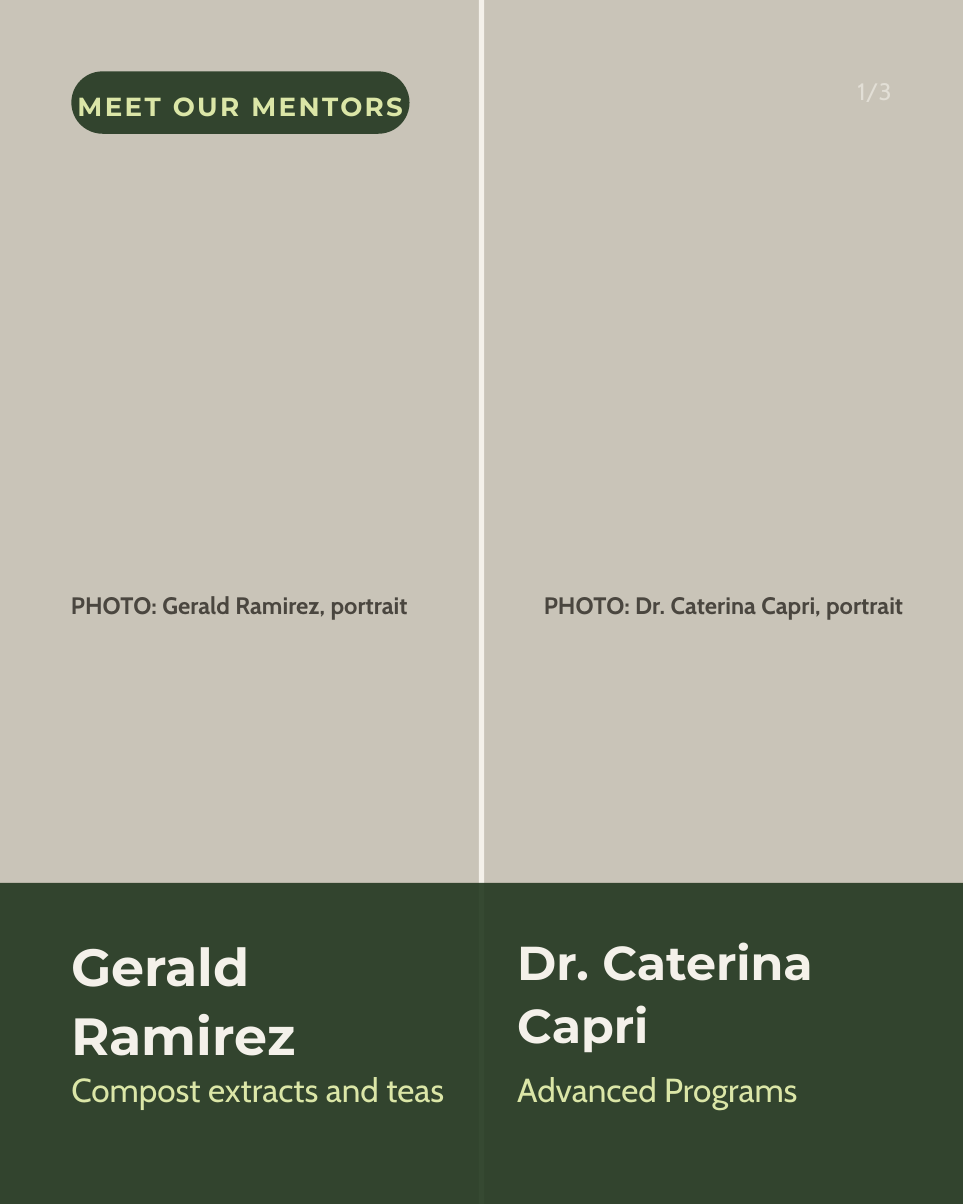
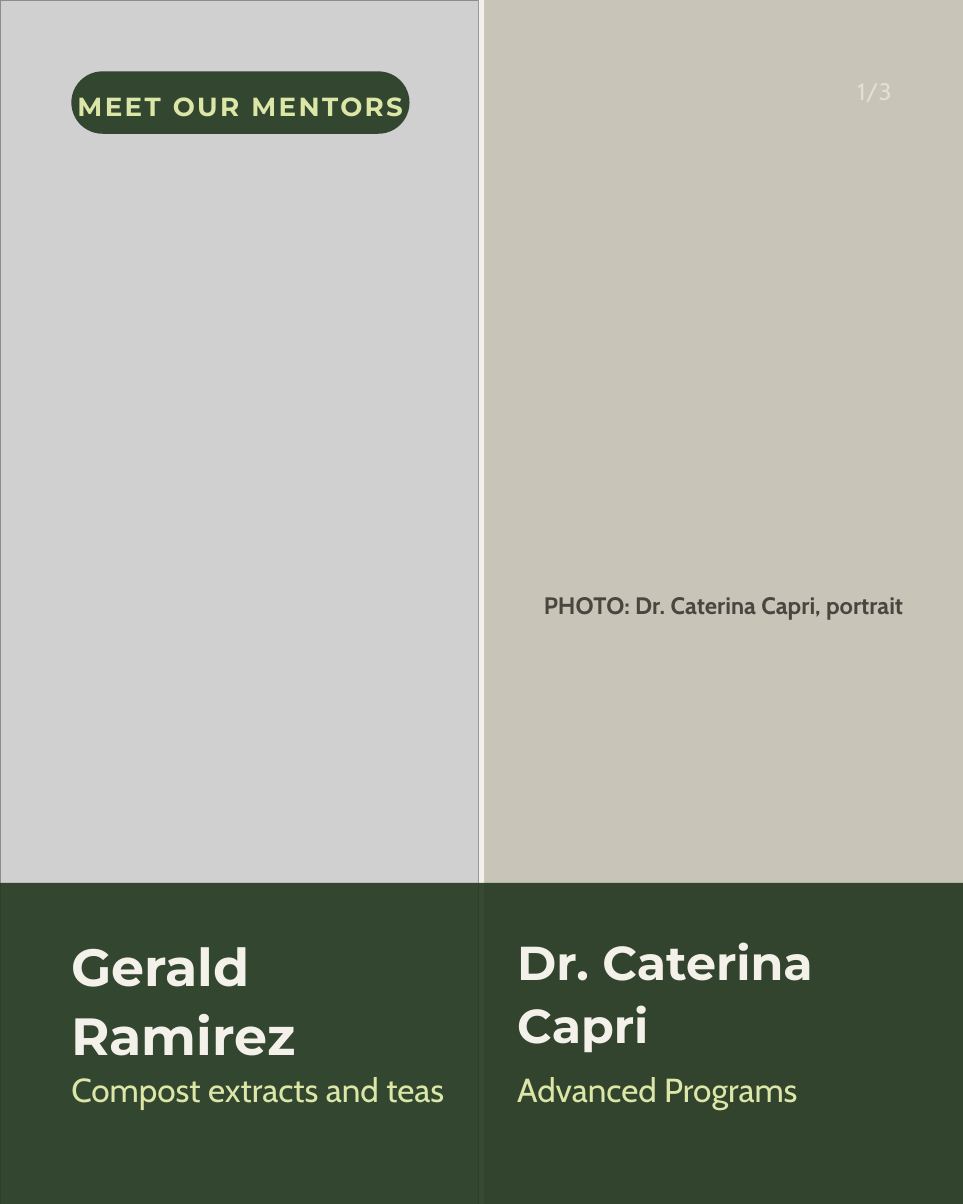
Before and after one commit to linneamoritznyc/SFW-SocialMedia, a slide deck: slide 1 of templates/posts/october/2026-10-09-fri-ig-mentor-gerald-caterina.pptx. Drawn at 963x1204 pixels with LibreOffice and Linux fonts; fonts in the diff are those of the drawing; grey boxes stand for pictures. Boxes give left, top, right and bottom in pixels: in the first picture for what was removed or moved away, otherwise in the second. Text is boxed around its words. In the diff, an @@ line names an element or a change of style, - is before the commit and + after.

```diff
--- a/templates/posts/october/2026-10-09-fri-ig-mentor-gerald-caterina.pptx
+++ b/templates/posts/october/2026-10-09-fri-ig-mentor-gerald-caterina.pptx
@@ rectangle removed at (x1=0, y1=0, x2=479, y2=1204) @@
@@ picture added at (x1=0, y1=0, x2=479, y2=1204) @@
@@ text removed at (x1=71, y1=596, x2=408, y2=620) @@
-PHOTO: Gerald Ramirez, portrait
```
Also in this commit, not shown: 43 other files.
